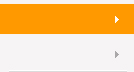
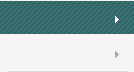
Before/after of a w=134, h=72 layered artwork. What changed in the layer stack:
added layer "图层 3 副本" above "图层 3" over [left=0, top=1, right=130, bottom=7]
added layer "图层 3" above "图层 2 副本 2" over [left=1, top=1, right=134, bottom=7]
added layer "图层 2 副本 2" above "图层 2 副本" over [left=0, top=3, right=134, bottom=34]
painted on "图层 2 副本" over [left=0, top=3, right=134, bottom=34]
